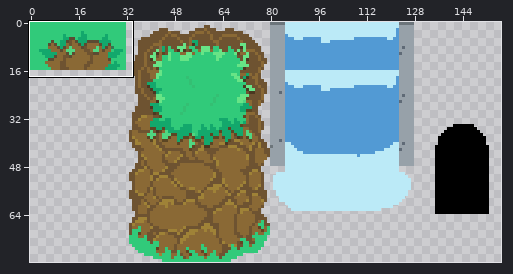
A sprite sheet gets an edit: Assets/_ IslandBoy/Content/Art/Sprites/Tiles/SPR Surface Walls.png. The picture above shows the old version from afar; the outline marks the close-up.
Close-up. Before the commit:
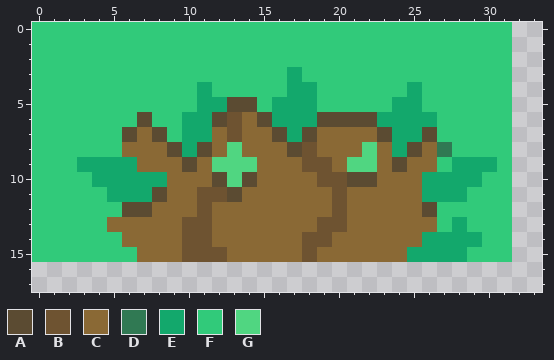
The file is 160x80 pixels. Colours within 5 levels of each other are drawn and written as one. Shown: x 0..33, y 0..17. The wide view leaves out empty margins. The commit also changed other parts of the picture, which this record leaves out.
Palette (. is transparent): A #5b4b32  B #6e5331  C #8a6935  D #307953  E #13a86c  F #31ca7a  G #50d681
Pixels before, first column x 0:
 0 FFFFFFFFFFFFFFFFFFFFFFFFFFFFFFFF
 1 FFFFFFFFFFFFFFFFFFFFFFFFFFFFFFFF
 2 FFFFFFFFFFFFFFFFFFFFFFFFFFFFFFFF
 3 FFFFFFFFFFFFFFFFFEFFFFFFFFFFFFFF
 4 FFFFFFFFFFFEFFFFFEEFFFFFFEFFFFFF
 5 FFFFFFFFFFFEEAAFEEEFFFFFEEFFFFFF
 6 FFFFFFFAFFEEABCAEEEAAAAEEEEFFFFF
 7 FFFFFFACAFEECBCCAEACCCCAEEAFFFFF
 8 FFFFFFCCCAEACGCCCABCCCGCEACDFFFF
 9 FFFEEEECCCACGGGCCCBBCGGCACCFEEEF
10 FFFFEEEEECCCAGACCCCBBAACCCEEEEFF
11 FFFFFEEEACCBBACCCCCCBCCCCCEEEFFF
12 FFFFFFAACCCBCCCCCCCCBCCCCCAFFFFF
13 FFFFFCCCCCBBCCCCCCCBBCCCCCCFEFFF
14 FFFFFFCCCCBBCCCCCCBBCCCCCCEEEEFF
15 FFFFFFFCCCBBBCCCCCBCCCCCCEEEEFFF
Now the later version:
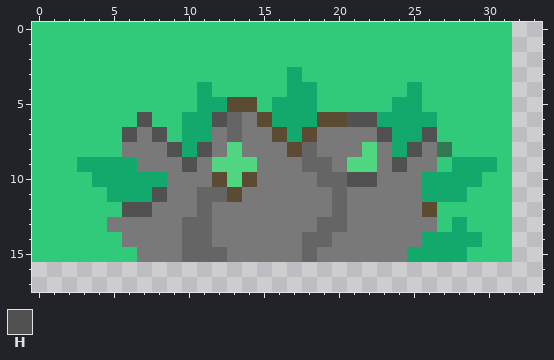
Colours new in this view: H #515151
Difference:
colour B: #6e5331 -> #656565
colour C: #8a6935 -> #797979
Changed rows in their new state; - is a pixel that keeps its letter.
first column x 6:
 6 -H----H--------HH----
 7 H-H--------------H--H
 8 ---H-H-------------H-
 9 ----H-------------H--
10 ---------------HH----
11 --H------------------
12 HH-------------------
Changed places in both close-ups, as pixel boxes (x1, y1, x2, y2):
changed: (107, 112, 437, 262)
